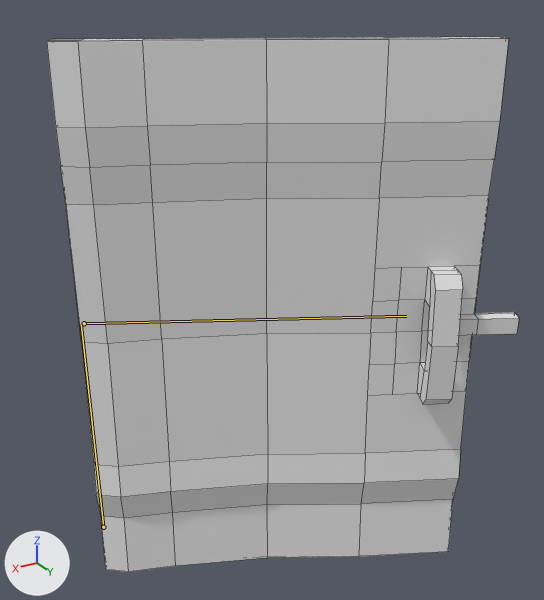
The FBX model MultiplayerBase/Assets/New Assets/SheddoorFINALCLOSE.fbx as it was, and as the next commit left it.
Rendered twice from a camera (50 mm lens) standing at (17.52, 38.45, 9.77) and looking at (7.6, 21.92, 1.51). Lighting does not change. The marker at lower left points along +X, +Y and +Z. The picture after the commit comes second. Both versions are drawn at frame 1 of the action 'Armature|Cube.005Action'; the numbers are the values there. The bones that change, and the others that lie on the model, are drawn over the model as lines. Mesh edges are drawn as thin lines.
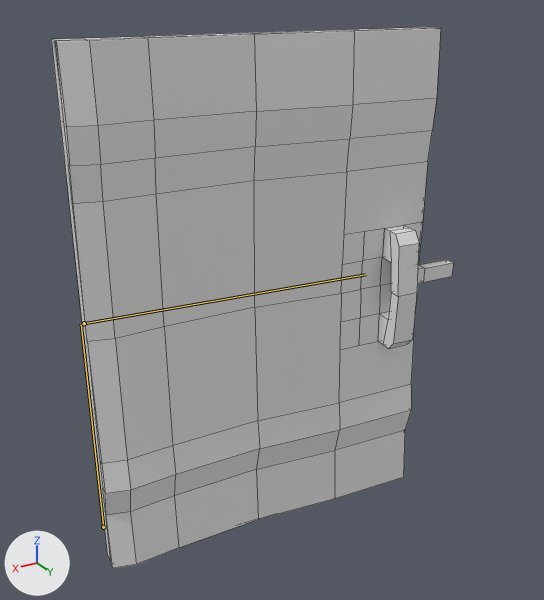
Pixel boxes [x1, y1, x2, y2] of what changed, in the pictures (544 x 600 px):
'Cube.005', posed (15% narrower)
    before: [47, 37, 519, 572]
    after: [51, 27, 453, 568]
bone 'Bone.001', root to tip
    before: (84, 323) to (406, 316)
    after: (84, 323) to (365, 274)

What changed in the scene script:
```text
Change bone_bone_001:
    where bone_bone_001 = bpy.data.objects['Armature'].pose.bones['Bone.001']  # child of 'Bone'
    bone_bone_001.rotation_quaternion: (0.973, -0.232, 0.0, -0.011) -> (0.999, -0.048, 0.0, -0.002)  # degrees (-27, 0, -1) -> degrees (-6, 0, 0)
```
